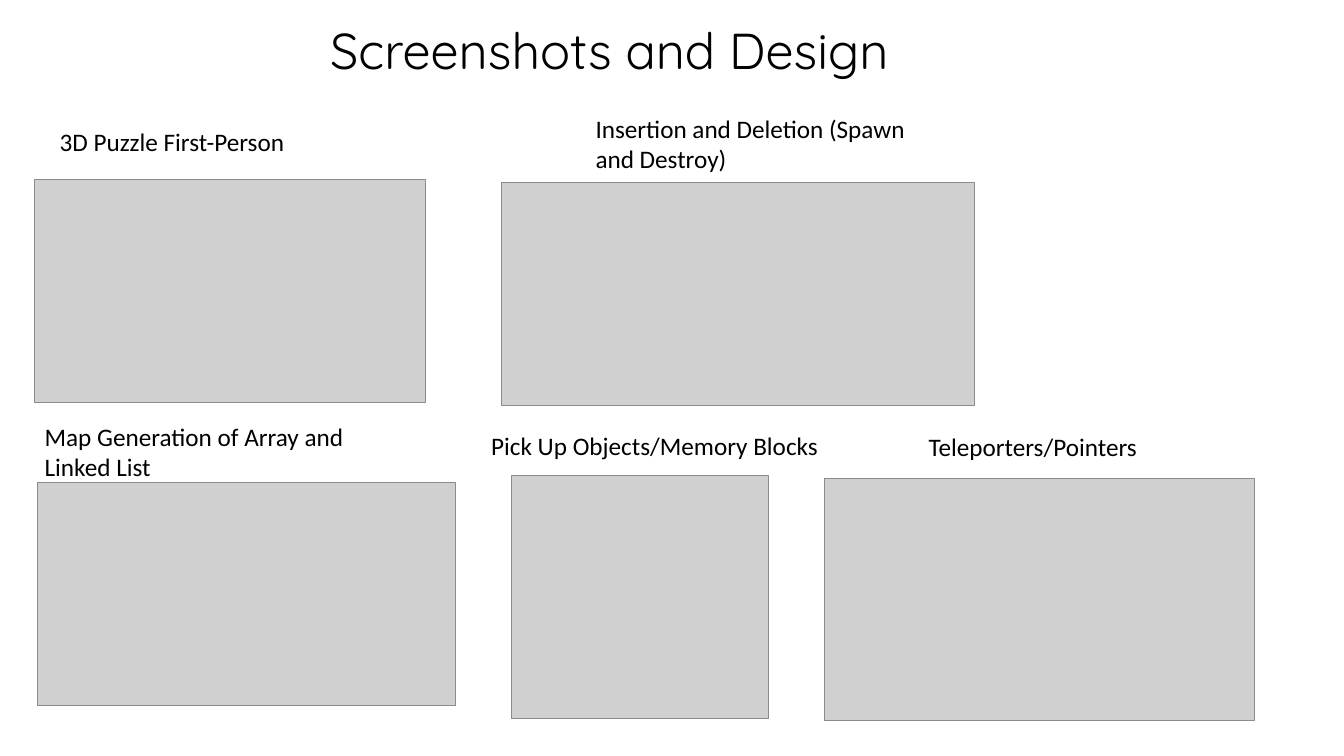
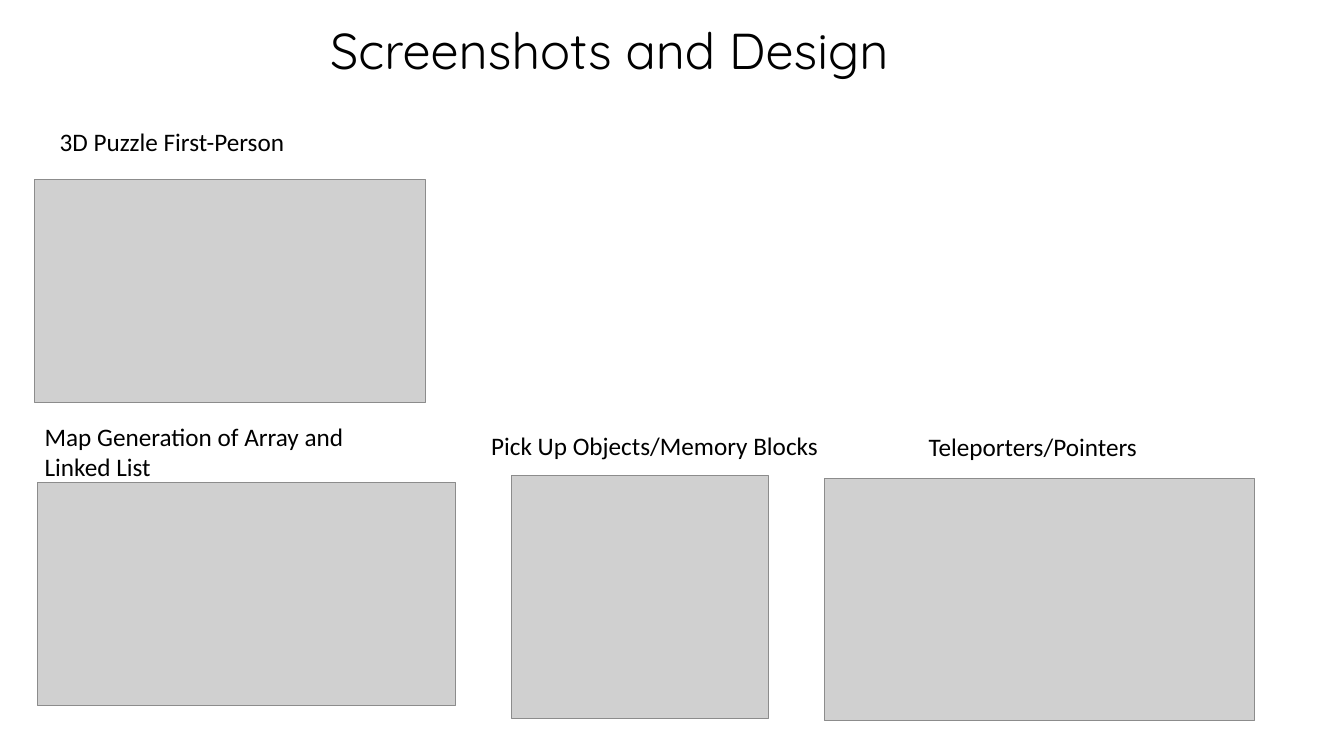
Before and after one commit to normannguyen/Matchablks, a slide deck: slide 7 of SIP_Round1_SIP_Norman-2.pptx. Drawn at 1344x756 pixels with LibreOffice and Linux fonts; fonts in the diff are those of the drawing; grey boxes stand for pictures; background and template pictures are left out. Boxes give left, top, right and bottom in pixels: in the first picture for what was removed or moved away, otherwise in the second. Text is boxed around its words. In the diff, an @@ line names an element or a change of style, - is before the commit and + after.

```diff
--- a/SIP_Round1_SIP_Norman-2.pptx
+++ b/SIP_Round1_SIP_Norman-2.pptx
@@ text removed at (596,119,905,172) @@
-Insertion and Deletion (Spawn and Destroy)
@@ picture removed at (502,182,975,406) @@
```
Also in this commit, not shown: 2 other slides changed, 1 slide removed, 13 other files.
